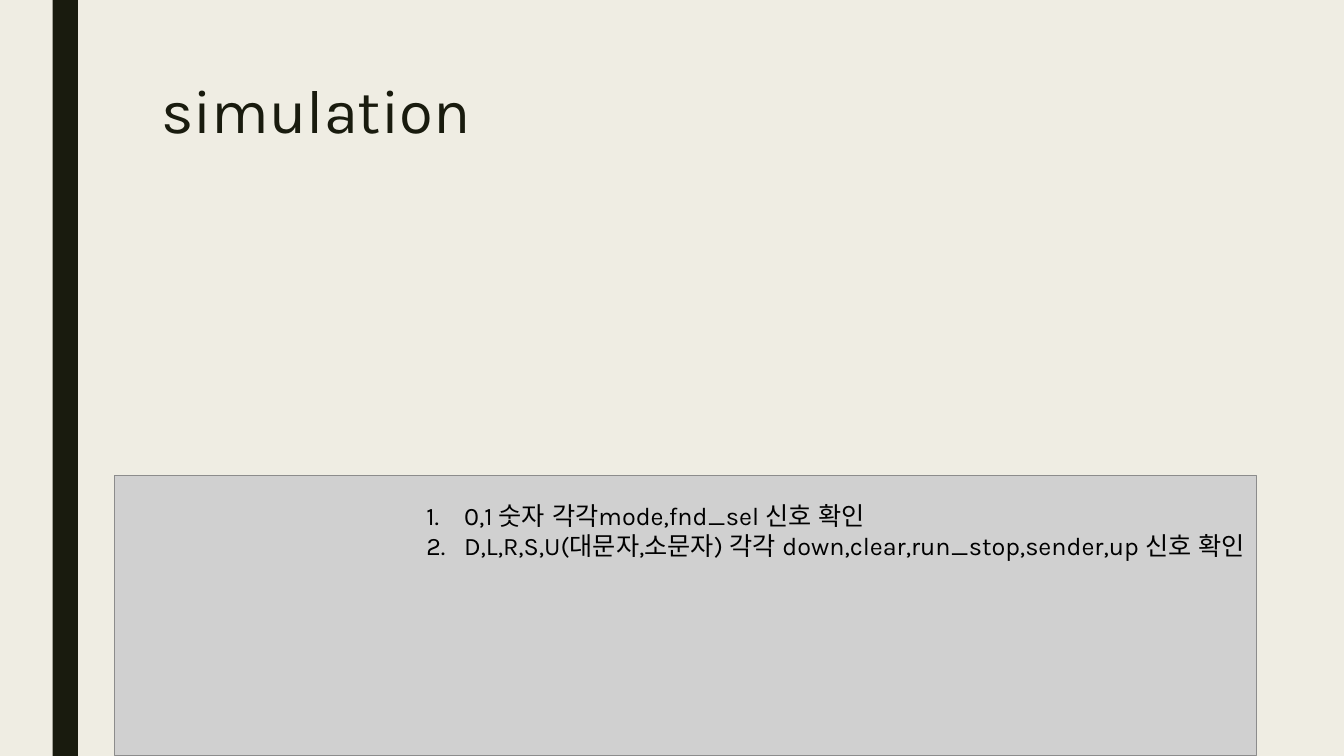
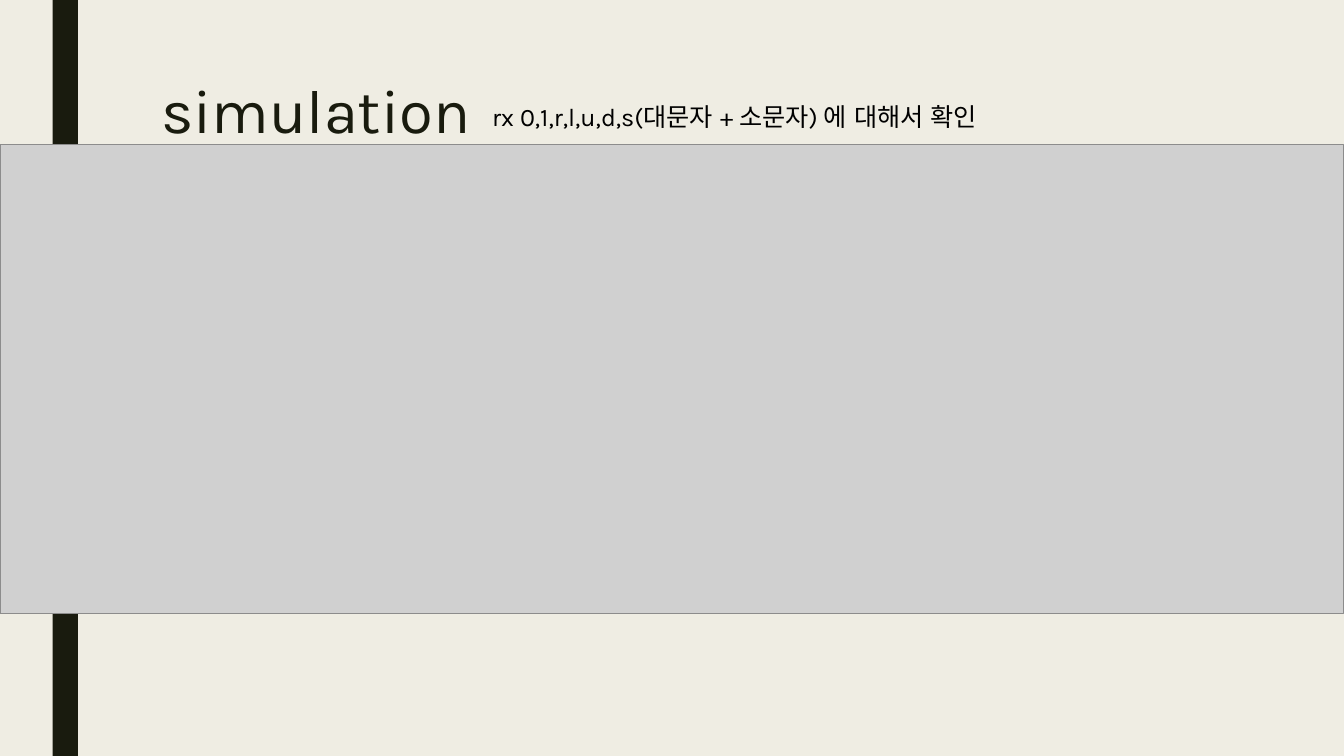
Before and after one commit to JunHyoung0608/Verilog_2026_Project, a slide deck: slide 6 of L01_uart_stopwatch_watch/이준형_uart_rx_decoder_sim.pptx (slide 5 before the commit). Drawn at 1344x756 pixels with LibreOffice and Linux fonts; fonts in the diff are those of the drawing; grey boxes stand for pictures. Boxes give left, top, right and bottom in pixels: in the first picture for what was removed or moved away, otherwise in the second. Text is boxed around its words. In the diff, an @@ line names an element or a change of style, - is before the commit and + after.

```diff
--- a/L01_uart_stopwatch_watch/이준형_uart_rx_decoder_sim.pptx
+++ b/L01_uart_stopwatch_watch/이준형_uart_rx_decoder_sim.pptx
@@ text at (492,105,977,129): text changed @@
-1. 0,1 숫자 각각mode,fnd_sel 신호 확인
-2. D,L,R,S,U(대문자,소문자) 각각 down,clear,run_stop,sender,up 신호 확인
+rx 0,1,r,l,u,d,s(대문자 + 소문자) 에 대해서 확인
@@ picture added at (0,145,1344,614) @@
@@ picture removed at (115,476,1256,756) @@
```
Also in this commit, not shown: 1 other slide changed, 1 slide added, 46 other files.
